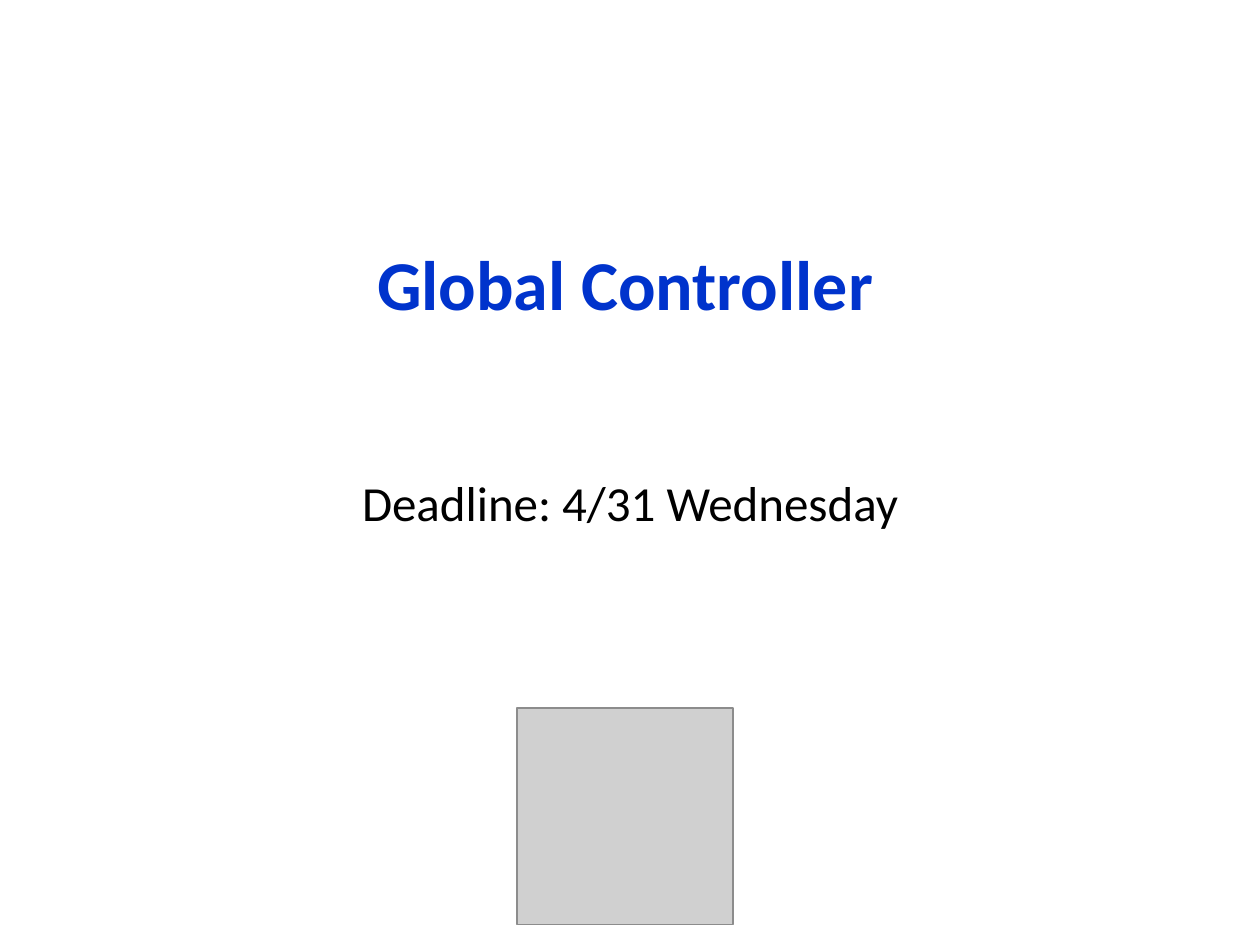
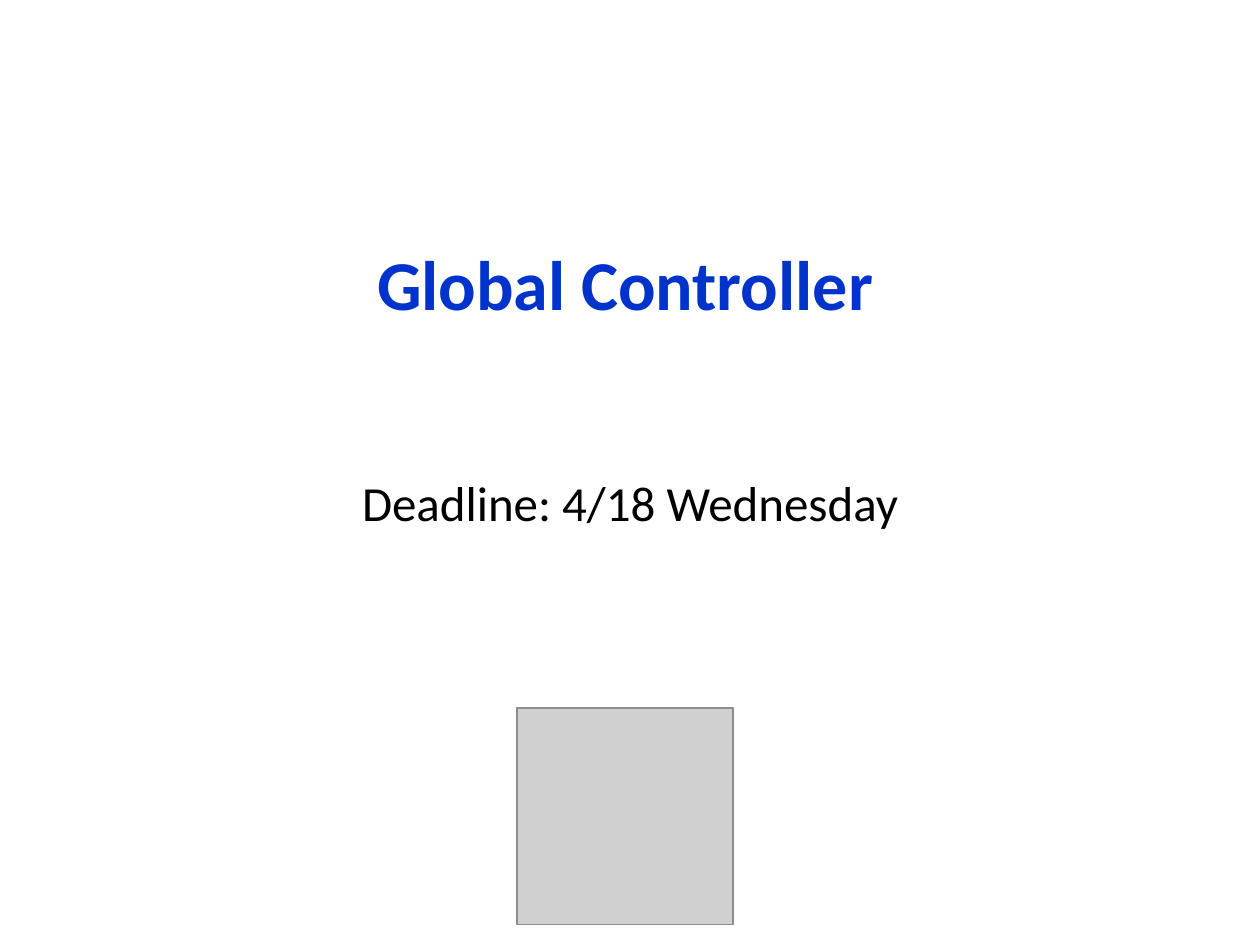
Before and after one commit to tuhao-arstia/DRAM_Global_Controller, a slide deck: slide 1 of DRAM_Submodules_Specs_v3.pptx. Drawn at 1260x945 pixels with LibreOffice and Linux fonts; fonts in the diff are those of the drawing; grey boxes stand for pictures. Boxes give left, top, right and bottom in pixels: in the first picture for what was removed or moved away, otherwise in the second. Text is boxed around its words. In the diff, an @@ line names an element or a change of style, - is before the commit and + after.

```diff
--- a/DRAM_Submodules_Specs_v3.pptx
+++ b/DRAM_Submodules_Specs_v3.pptx
@@ text at bbox=[362, 487, 898, 529]: text changed @@
-Deadline: 4/31 Wednesday
+Deadline: 4/18 Wednesday
```
Also in this commit, not shown: 1 other slide changed.
